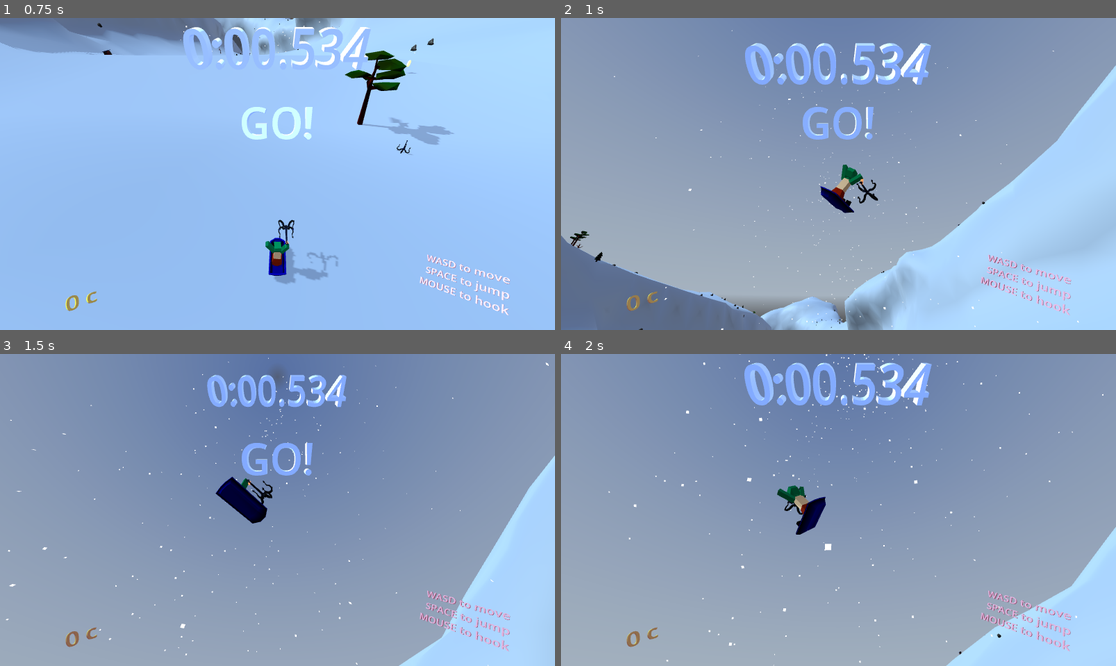
Above: before the commit, frames 1-4 (two rows, left to right).
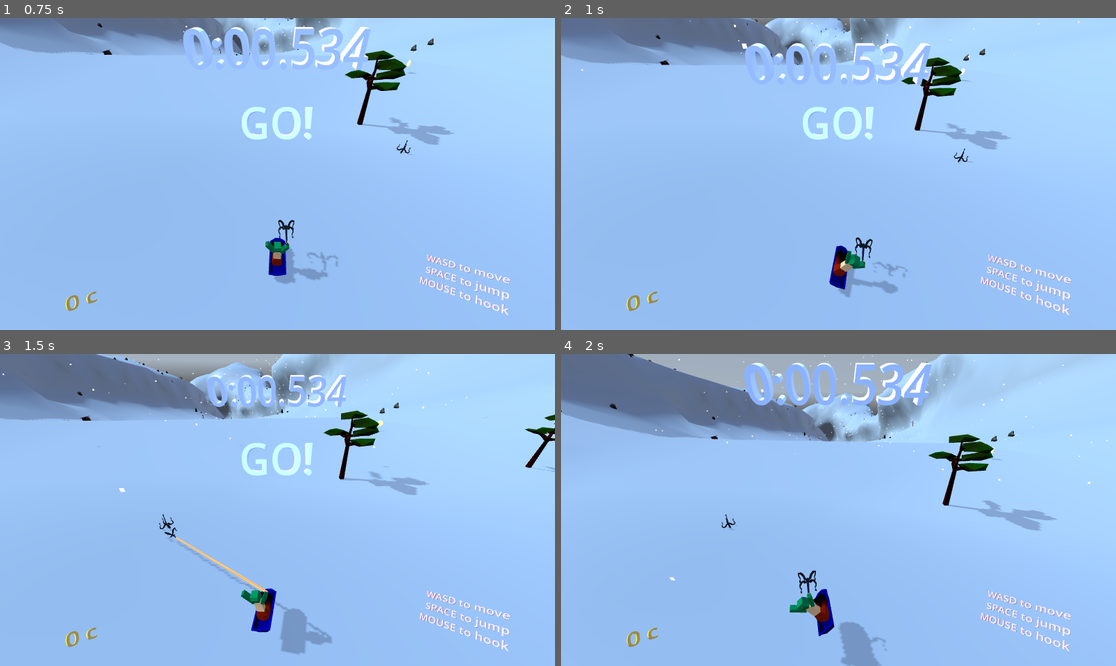
Above: after the commit, the same moments.

Repository: tokkoro/ggj24-sled
Game: Godot game, scene res://tomi_testaa/level_loader_scene.tscn
The game is run twice, just before and just after one commit, with the same random seed, the same clock (stepped at 60 frames per second) and the same inputs. A sky picture missing from this copy of the repository is replaced by a grey-blue gradient.
Inputs (mouse positions are in pixels of both pictures, inside the frame that each line leads up to):
- Up to frame 1 (0.75 s): tap Enter at 0.5 s; move the mouse to (399, 158) at 0.52 s; hold Right (turn_right) from 0.53 s (still down); hold G from 0.53 s (still down); click (399, 158) at 0.67 s
- Up to frame 2 (1 s): keep holding Right (turn_right); keep holding G; tap Space (jump) at 0.77, 0.8 s
- Up to frame 3 (1.5 s): tap Space (jump) at 1.07, 1.35 s; move the mouse to (166, 525) at 1.27 s; release Right (turn_right) at 1.28 s; release G at 1.28 s; hold Left (turn_left) from 1.28 s (still down); click (166, 525) at 1.42 s
- Up to frame 4 (2 s): keep holding Left (turn_left); tap Space (jump) at 1.52, 1.82 s; tap G at 1.55 s

Frame 1 is identical in both runs. In frame 2, 78% of the frame differs, in the area x 0-100%, y 0-100%; in frame 3, 89%; in frame 4, 91%.

Commit message:
Mouse and touch screen controls

Diff:
--- a/godot_project/project.godot
+++ b/godot_project/project.godot
@@ -10,7 +10,9 @@
 
 [application]
 
-config/name="fgj2024"
+config/name="Sled It Now"
+config/description="A game for the Global Game Jam 2024
+https://globalgamejam.org/games/2024/sled-2/"
 run/main_scene="res://tomi_testaa/level_loader_scene.tscn"
 config/features=PackedStringArray("4.2", "GL Compatibility")
 boot_splash/bg_color=Color(0.0588235, 0.164706, 0.25098, 1)
@@ -65,6 +67,7 @@
 "deadzone": 0.5,
 "events": [Object(InputEventKey,"resource_local_to_scene":false,"resource_name":"","device":-1,"window_id":0,"alt_pressed":false,"shift_pressed":false,"ctrl_pressed":false,"meta_pressed":false,"pressed":false,"keycode":0,"physical_keycode":32,"key_label":0,"unicode":32,"echo":false,"script":null)
 , Object(InputEventJoypadButton,"resource_local_to_scene":false,"resource_name":"","device":-1,"button_index":0,"pressure":0.0,"pressed":false,"script":null)
+, Object(InputEventMouseButton,"resource_local_to_scene":false,"resource_name":"","device":-1,"window_id":0,"alt_pressed":false,"shift_pressed":false,"ctrl_pressed":false,"meta_pressed":false,"button_mask":0,"position":Vector2(0, 0),"global_position":Vector2(0, 0),"factor":1.0,"button_index":2,"canceled":false,"pressed":false,"double_click":false,"script":null)
 ]
 }
 reset={
@@ -82,5 +85,6 @@
 
 renderer/rendering_method.mobile="forward_plus"
 renderer/rendering_method.web="forward_plus"
-anti_aliasing/quality/msaa_3d=2
 anti_aliasing/quality/screen_space_aa=1
+anti_aliasing/quality/msaa_3d.pc=2
+anti_aliasing/quality/msaa_3d.web=2
--- a/godot_project/sled/sled.gd
+++ b/godot_project/sled/sled.gd
@@ -32,6 +32,14 @@
 var victory = false
 var turbo = false
 
+var touch_screen_jump_input := false
+var prev_mouse_pos : Vector2
+
+func _input(event):
+	if event is InputEventScreenTouch:
+		if event.pressed and event.index > 1:
+			touch_screen_jump_input = true
+
 func _physics_process(delta):
 	if stop_me:
 		linear_velocity = Vector3.ZERO
@@ -42,6 +50,9 @@
 		if not camera:
 			camera = get_viewport().get_camera_3d()
 		camera.force_move()
+
+	if Engine.is_editor_hint() and Input.is_key_pressed(KEY_G):
+		on_victory()
 
 	var n = ground_ray_for_normal.get_collision_normal()
 	var xform = align_with_y(sled_mesh.global_transform, n)
@@ -61,8 +72,11 @@
 	if abs(jump_input) > 1:
 		var extra = 1
 		if victory:
-			extra = 3
-		apply_central_impulse(Vector3(0, jump_input * extra, 0) - transform.basis.z * jump_input)
+			extra = -0.6
+		var forward_power : Vector3 = -transform.basis.z * jump_input
+		if victory:
+			forward_power = Vector3()
+		apply_central_impulse(Vector3(0, jump_input * extra, 0) + forward_power)
 		jump_input = 0
 
 func _process(delta):
@@ -75,10 +89,23 @@
 		return
 	if ground_ray.is_colliding():
 		#jump
-		if (Input.is_action_just_pressed("jump") or victory) and can_jump > 0:
+		if (Input.is_action_just_pressed("jump") or touch_screen_jump_input or victory) and can_jump > 0:
 			can_jump = jump_cost
 			jump_input = jump_power
+			touch_screen_jump_input = false
 		speed_input = Input.get_axis("break", "accelerate") * acceleration
+
+	if not prev_mouse_pos:
+		prev_mouse_pos = get_viewport().get_mouse_position()
+	else:
+		var new_mouse_pos := get_viewport().get_mouse_position()
+		var mouse_delta := new_mouse_pos - prev_mouse_pos
+		prev_mouse_pos = new_mouse_pos
+		print("Delta: ", mouse_delta / Vector2(get_viewport().size))
+		const aim_velocity := Vector2(30, -10)
+		var relative_delta := mouse_delta / Vector2(get_viewport().size) * aim_velocity
+		if Input.get_mouse_button_mask() != 0:
+			turn_input -= relative_delta.x * 400 * delta
 
 	var t = -turn_input / body_tilt
 	sled_mesh.rotation.z = lerp(sled_mesh.rotation.z, -t * 40, 5.0 * delta)
--- a/godot_project/tomi_testaa/InterpolatedCameraBetter.gd
+++ b/godot_project/tomi_testaa/InterpolatedCameraBetter.gd
@@ -13,6 +13,7 @@
 func _process(delta):
 	if !target:
 		return
+
 	if snap_to:
 		var target_pos = target.global_transform.translated_local(offset)
 		global_transform = global_transform.interpolate_with(target_pos,1)
@@ -25,7 +26,9 @@
 			global_position = follow_point + dist.normalized() * follow_distance
 
 	var t :float= 1.0 - pow(0.1, delta)
-	target_offset = lerp(target_offset, (target.transform.basis.z * Vector3(1,0,1)).normalized() * -look_distance, t)
+	var look_target : Vector3 = target.transform.basis.z * -look_distance
+	look_target.y = min(look_target.y, 0.0)
+	target_offset = lerp(target_offset, look_target, t)
 
 	look_at(target.global_position + target_offset + Vector3.UP*3, Vector3.UP)
 
